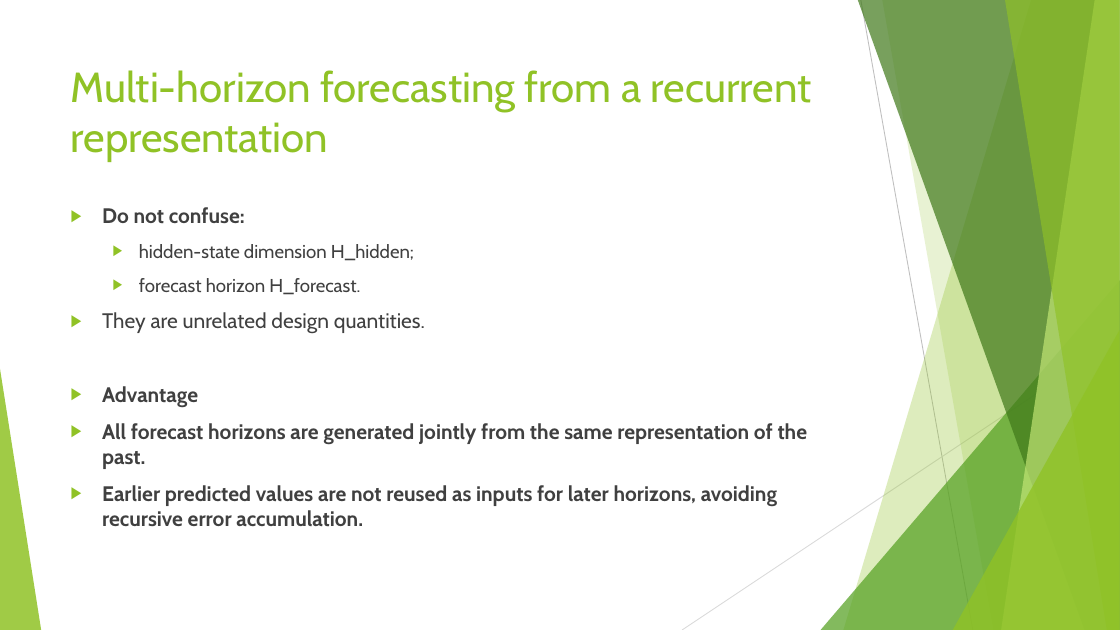
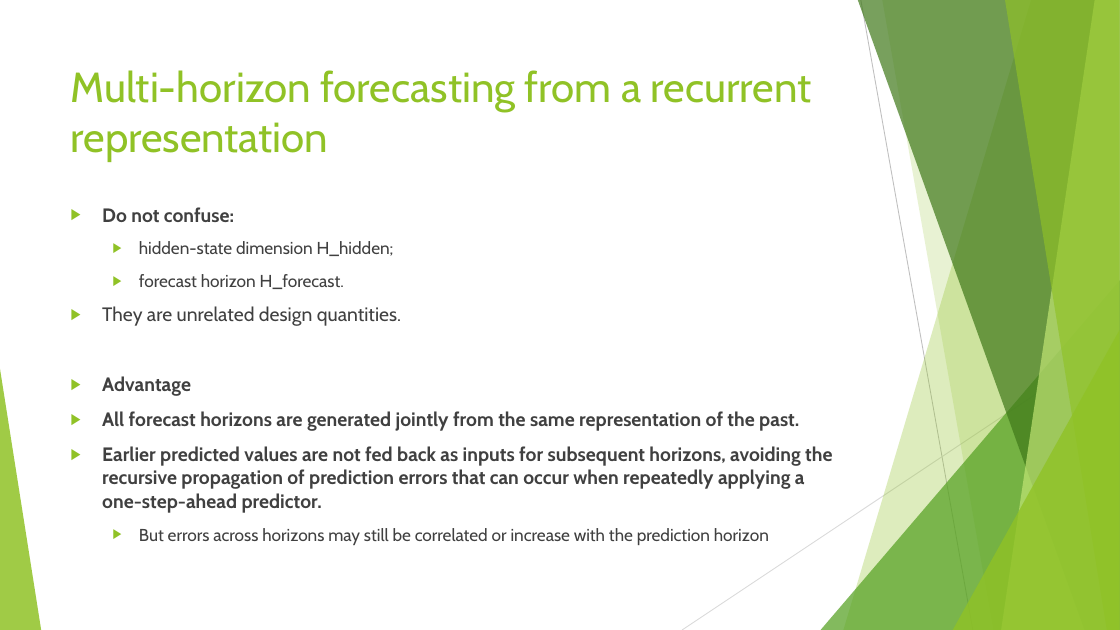
Before and after one commit to FranzGH/timeseries, a slide deck: slide 59 of Slides/04 Recurrent NNs.pptx (slide 58 before the commit). Drawn at 1120x630 pixels with LibreOffice and Linux fonts; fonts in the diff are those of the drawing. Boxes give left, top, right and bottom in pixels: in the first picture for what was removed or moved away, otherwise in the second. Text is boxed around its words. In the diff, an @@ line names an element or a change of style, - is before the commit and + after.

```diff
--- a/Slides/04 Recurrent NNs.pptx
+++ b/Slides/04 Recurrent NNs.pptx
@@ text at (x1=102, y1=207, x2=799, y2=431): size 18 to 16.6 pt in "Do not confuse:", "They are unrelated design quantities.", "Advantage", "All forecast horizons are generated jointly from ..."; size 16 to 14.8 pt in "hidden-state dimension H_hidden;", "forecast horizon H_forecast." @@
@@ text at (x1=102, y1=446, x2=832, y2=545): text changed; size 18 to 16.6 pt @@
-▶ Earlier predicted values are not reused as inputs for later horizons, avoiding recursive error accumulation.
+▶ Earlier predicted values are not fed back as inputs for subsequent horizons, avoiding the recursive propagation of prediction errors that can occur when repeatedly applying a one-step-ahead predictor.
+  ▶ But errors across horizons may still be correlated or increase with the prediction horizon
```
Also in this commit, not shown: 23 other slides changed, 6 slides added, 16 slides removed, 12 other files.
